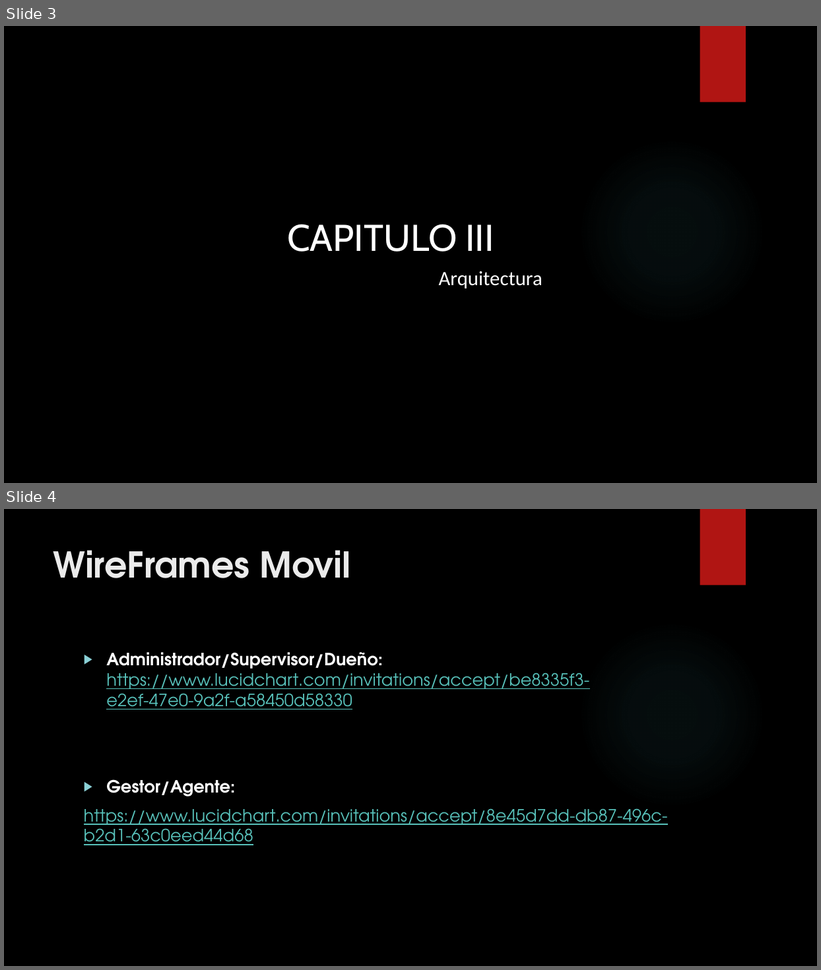
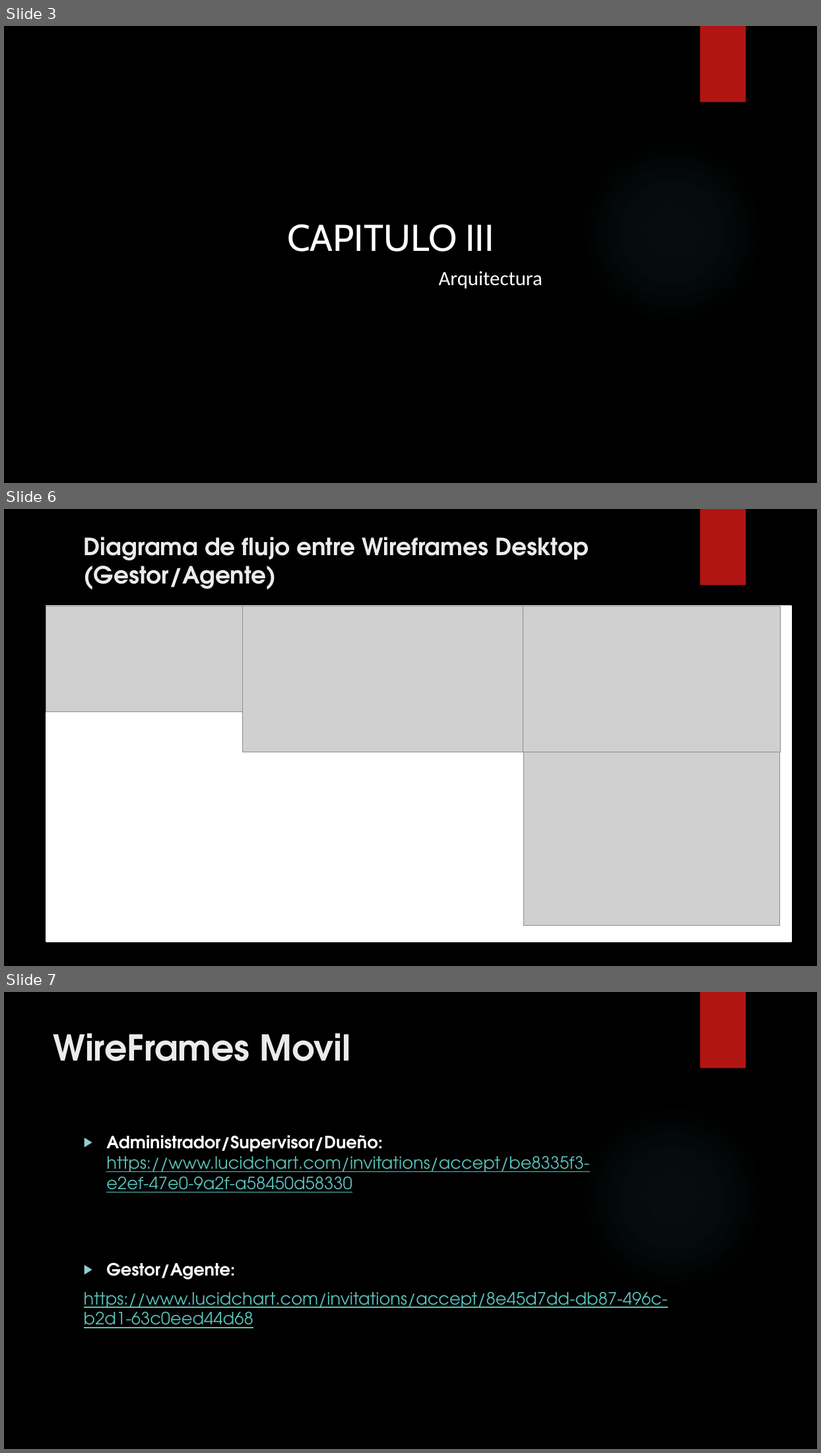
Before and after one commit to ThiaG020/coinsoft, a slide deck: CAP III.pptx. Shown one above the other, each under a label of ours: slides 3 and 4 before the commit, slides 3, 6 and 7 after it; the slides between them are not shown. The pictures are 821x970 and 821x1453 pixels, drawn with LibreOffice and Linux fonts; fonts in the diff are those of the drawing; grey boxes stand for pictures; background and template pictures are left out. Boxes give left, top, right and bottom in pixels: in the first picture for what was removed or moved away, otherwise in the second. Text is boxed around its words. In the diff, an @@ line names an element or a change of style, - is before the commit and + after.

```diff
--- a/CAP III.pptx
+++ b/CAP III.pptx
@@ slide 6 added at (x1=4, y1=509, x2=817, y2=966), background picture (left out); not listed: 1 template element that a slide beside it also shows @@
@@ title added at (x1=84, y1=537, x2=589, y2=590), 28 pt, text #EBEBEB, bold @@
+Diagrama de flujo entre Wireframes Desktop (Gestor/Agente)
@@ rectangle added at (x1=46, y1=606, x2=792, y2=942), fill #FFFFFF, outline #FFFFFF 1.5 pt @@
@@ group added at (x1=46, y1=606, x2=781, y2=925): 4 pictures @@
@@ what was slide 4 is now slide 7 @@
```
Also in this commit, not shown: 2 other slides added.
